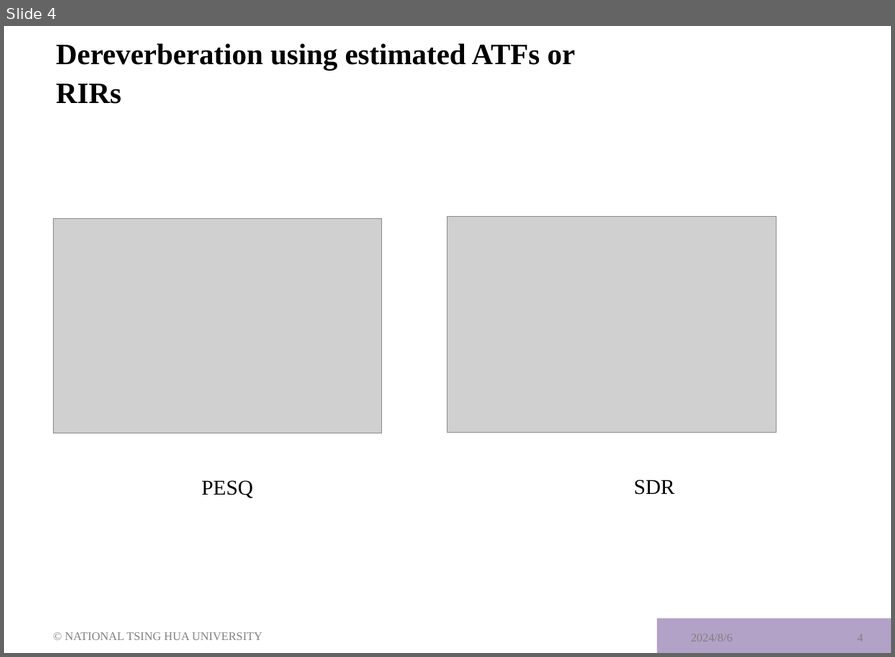
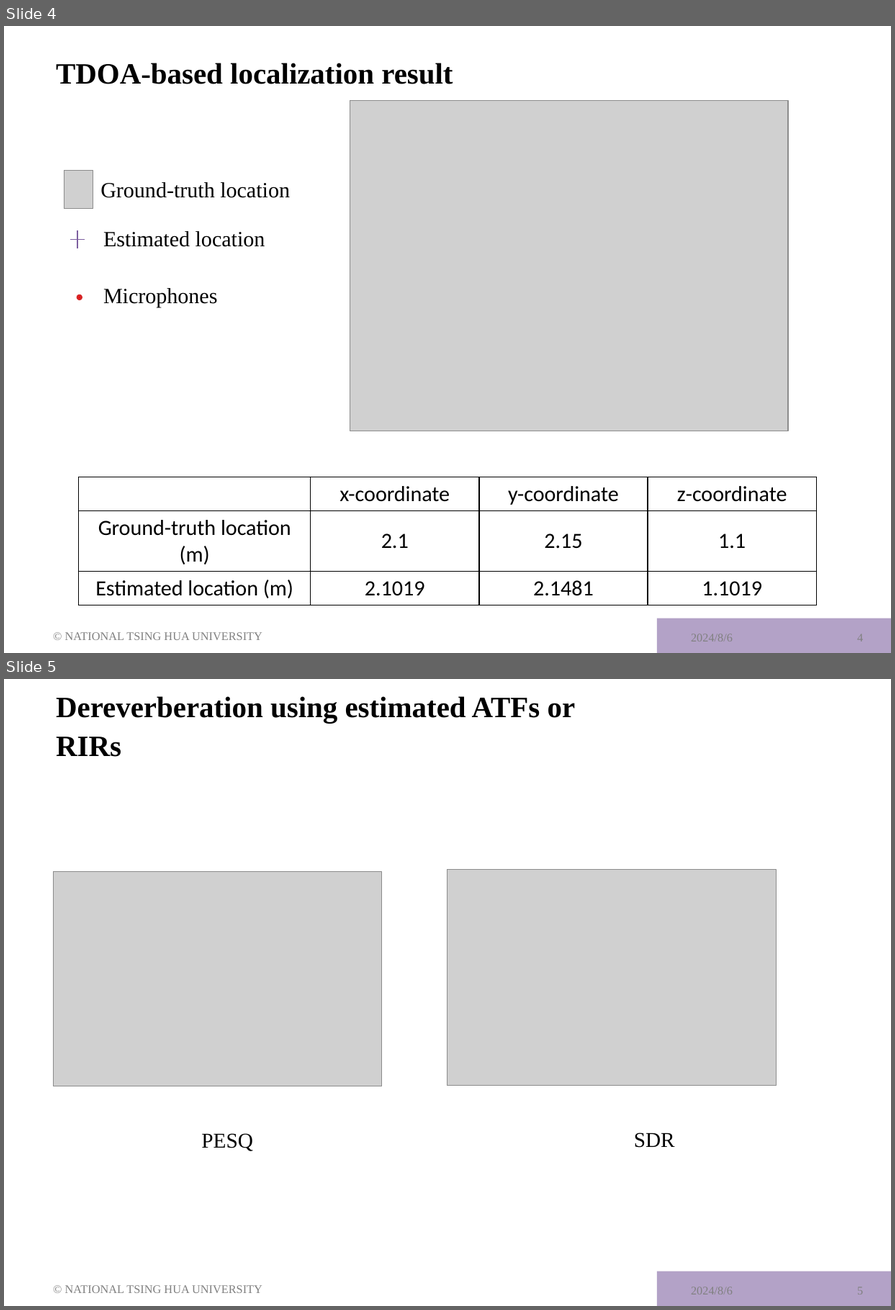
Before and after one commit to anchiyuan/CTF, a slide deck: meeting_2024/anchi_0807_meeting.pptx. Shown one above the other, each under a label of ours: slide 4 before the commit, slides 4 and 5 after it. The pictures are 895x657 and 895x1310 pixels, drawn with LibreOffice and Linux fonts; fonts in the diff are those of the drawing; grey boxes stand for pictures; background and template pictures are left out. Boxes give left, top, right and bottom in pixels: in the first picture for what was removed or moved away, otherwise in the second. Text is boxed around its words. In the diff, an @@ line names an element or a change of style, - is before the commit and + after.

```diff
--- a/meeting_2024/anchi_0807_meeting.pptx
+++ b/meeting_2024/anchi_0807_meeting.pptx
@@ slide 4 added at (4, 26, 891, 653), background #FFFFFF; not listed: 1 template element that a slide beside it also shows @@
@@ title added at (56, 63, 453, 84), 28 pt, text #000000, bold @@
+TDOA-based localization result
@@ picture added at (350, 100, 789, 431) @@
@@ picture added at (64, 170, 93, 209) @@
@@ text added at (100, 182, 290, 198), 20.5 pt, text #000000 @@
+Ground-truth location
@@ line added from (85, 239) to (70, 239), #7D60A0 1 pt @@
@@ line added from (77, 231) to (77, 248), #7D60A0 1 pt @@
@@ text added at (103, 231, 265, 247), 20.5 pt, text #000000 @@
+Estimated location
@@ ellipse added at (77, 295, 81, 299), fill #FF0000, outline #D62627 2 pt @@
@@ text added at (103, 288, 218, 307), 20.5 pt, text #000000 @@
+Microphones
@@ table added at (78, 477, 816, 601), 3 rows, 4 columns @@
+ | x-coordinate | y-coordinate | z-coordinate
+Ground-truth location (m) | 2.1 | 2.15 | 1.1
+Estimated location (m) | 2.1019 | 2.1481 | 1.1019
@@ text added at (65, 632, 262, 640), 11.1 pt, text #808080 @@
+© NATIONAL TSING HUA UNIVERSITY
@@ text added at (691, 634, 733, 642), 11.1 pt, text #808080 @@
+2024/8/6
@@ page number added at (857, 634, 863, 642), 11.1 pt, text #808080 @@
+4
@@ what was slide 4 is now slide 5 @@
@@ page number at (857, 1287, 863, 1295): text changed @@
-4
+5
```
Also in this commit, not shown: 2 slides changed.
